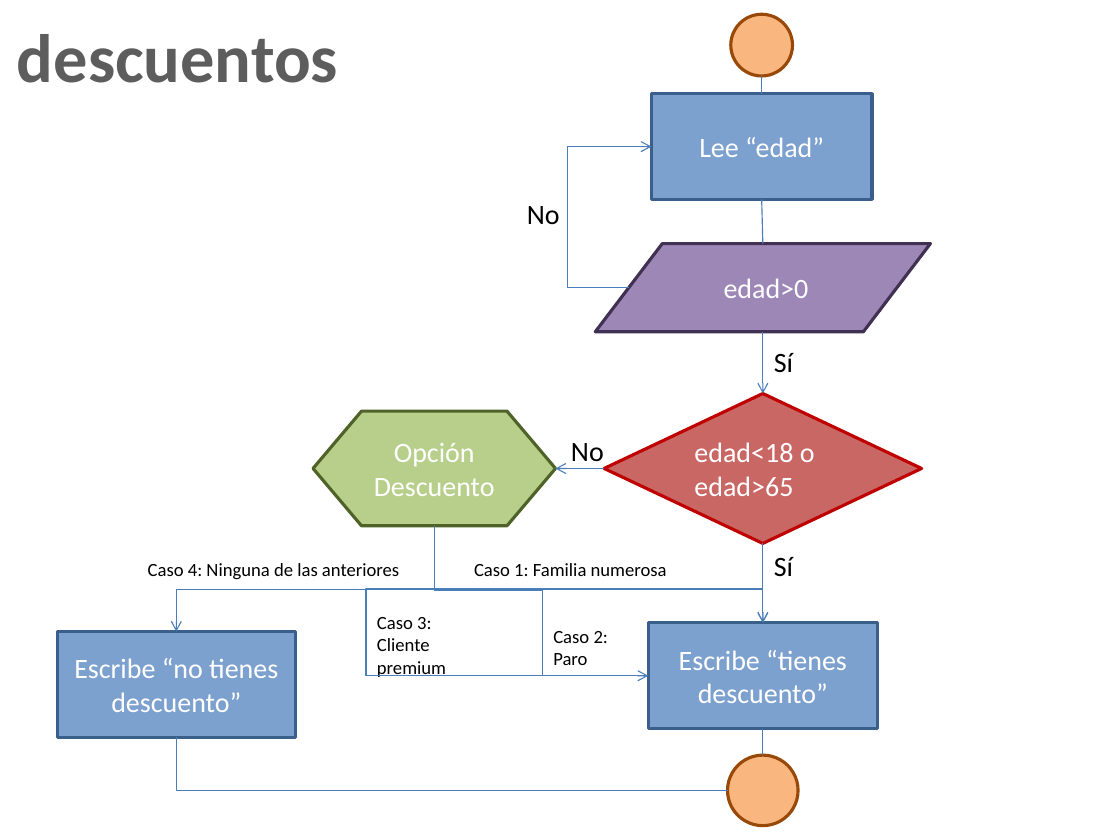
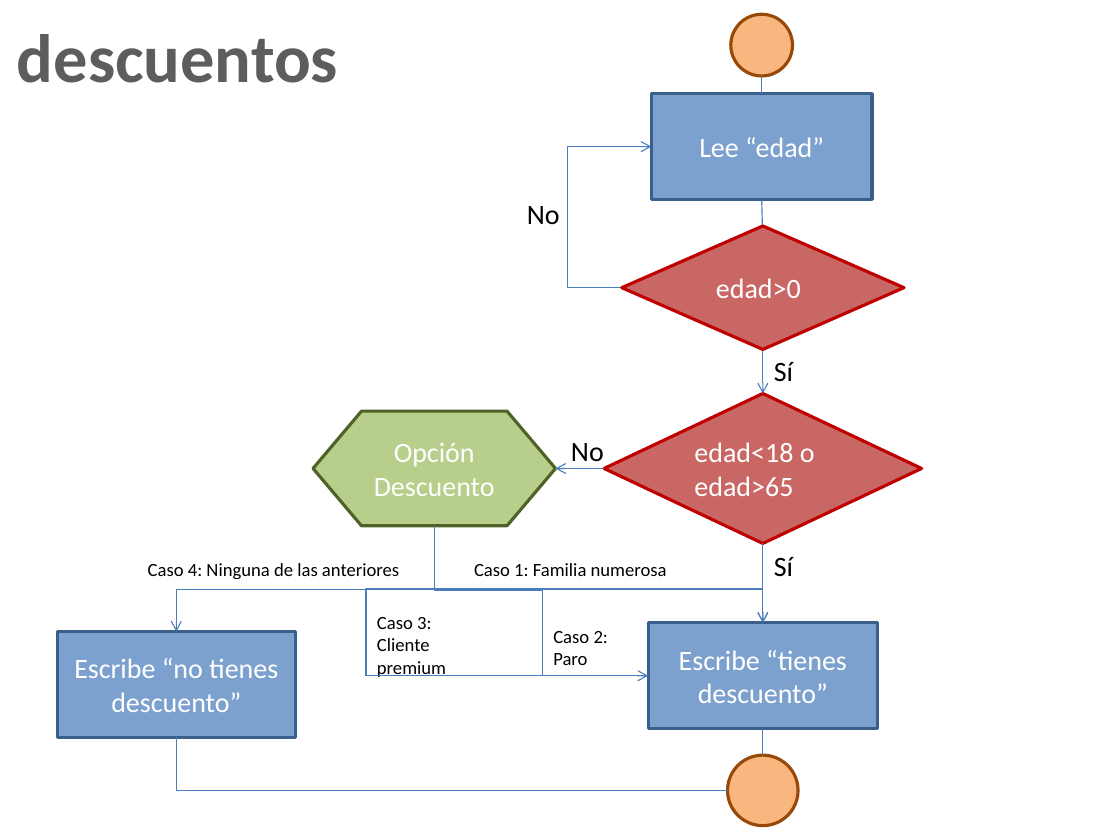
Before and after one commit to dj35/Proyecto-, a slide deck: slide 2 of Flujograma.pptx. Drawn at 1120x840 pixels with LibreOffice and Linux fonts; fonts in the diff are those of the drawing. Boxes give left, top, right and bottom in pixels: in the first picture for what was removed or moved away, otherwise in the second. Text is boxed around its words. In the diff, an @@ line names an element or a change of style, - is before the commit and + after.

```diff
--- a/Flujograma.pptx
+++ b/Flujograma.pptx
@@ diamond "edad>0": place and size @@
-diamond "edad>0" at bbox=[595, 244, 930, 333]
+diamond "edad>0" at bbox=[622, 226, 904, 349]
@@ diamond "edad>0" at bbox=[622, 226, 904, 349]: alignment centre to left; flow chart input output to diamond; fill #9D87B7 to #C96765; outline #403152 2 pt to #C00000 2 pt @@
@@ text "Sí": place and size @@
-text "Sí" at bbox=[774, 353, 793, 372]
+text "Sí" at bbox=[774, 362, 793, 381]
```
Also in this commit, not shown: 1 other slide changed.
